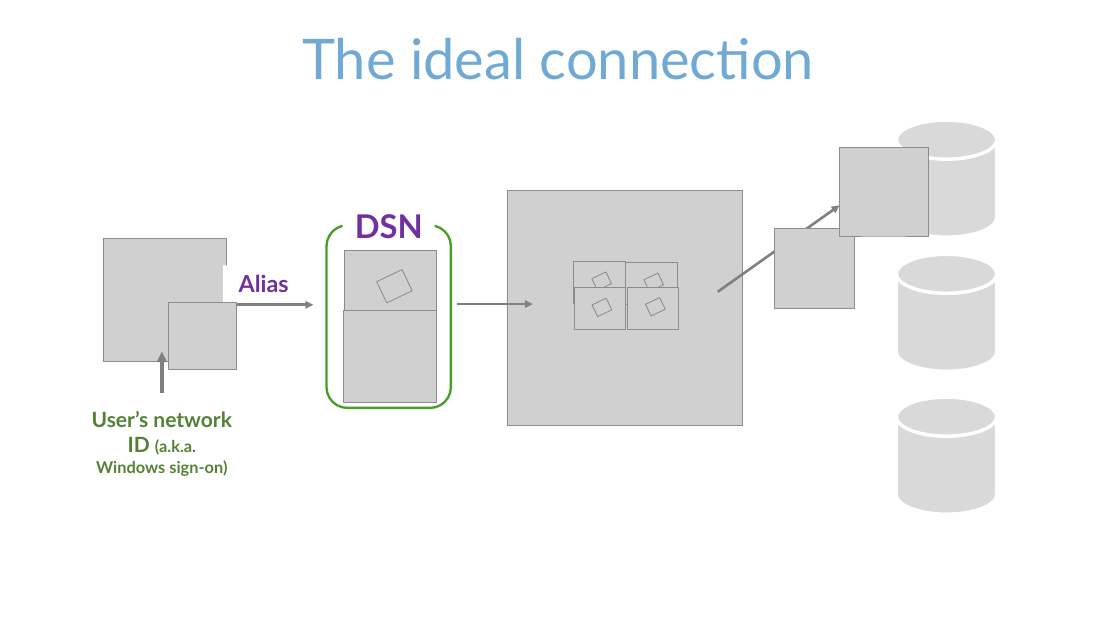
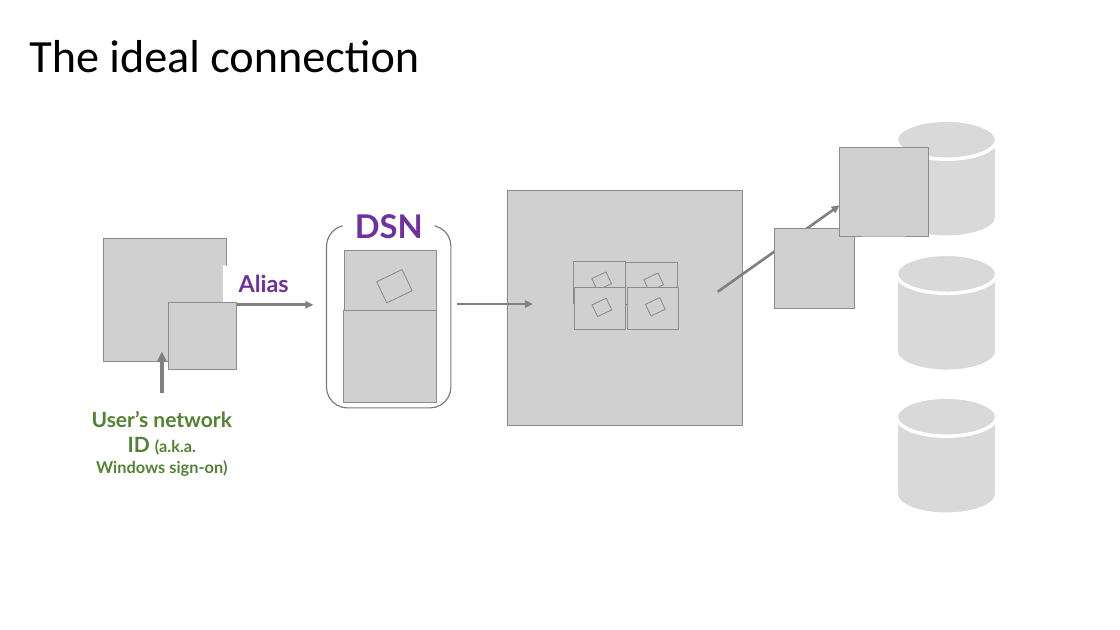
Before and after one commit to blairj09/odbc-webinar, a slide deck: slide 6 of odbc-with-r-overview.pptx. Drawn at 1120x630 pixels with LibreOffice and Linux fonts; fonts in the diff are those of the drawing; grey boxes stand for pictures; background and template pictures are left out. Boxes give left, top, right and bottom in pixels: in the first picture for what was removed or moved away, otherwise in the second. Text is boxed around its words. In the diff, an @@ line names an element or a change of style, - is before the commit and + after.

Commit message:
Update slide deck theme

```diff
--- a/odbc-with-r-overview.pptx
+++ b/odbc-with-r-overview.pptx
@@ title "The ideal connection" at bbox=[29, 40, 419, 73]: size 48 to 39.6 pt, font Lato to Calibri, text colour #71A9D5 to #000000; alignment centre to left; line spacing 1 to 0.9 @@
@@ rounded rectangle at bbox=[327, 225, 451, 408]: outline #48A028 2 pt to #7A7A7A 1 pt @@
```
Also in this commit, not shown: 24 other slides changed.
